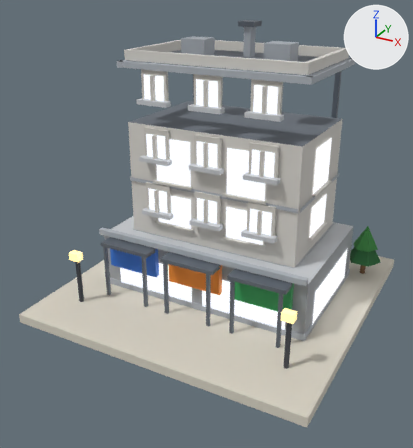
An edit to the glTF model public/models/09.glb, drawn before and after from the same camera.
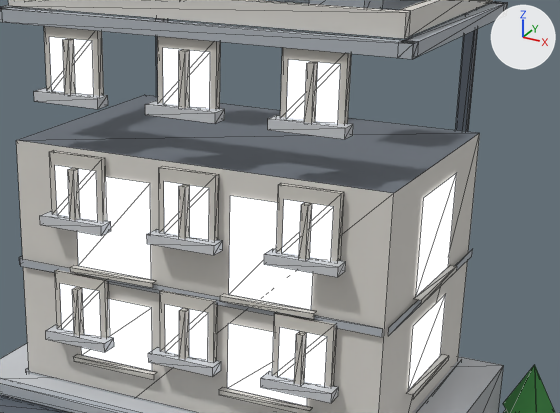
Old and new are each drawn whole from a 50 mm lens placed at (0.788, -1.552, 1.022), pointed at (-0.018, -0.087, 0.289) and again close up on the part from 29% to 92% of the width and 13% to 55% of the height. The lights are fixed; the arrows at upper right show +X, +Y and +Z. The first two pictures are the older version. The close-ups show mesh edges as thin lines. Vertices at exactly the same position are counted once.

Objects in the first close-up: 'b09'.
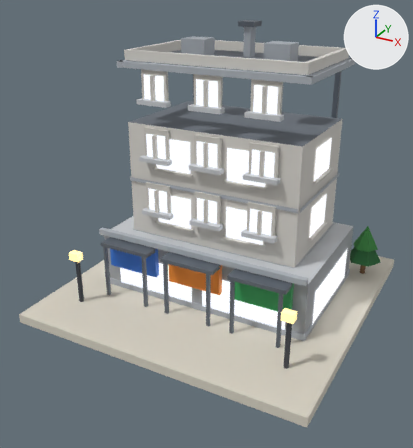
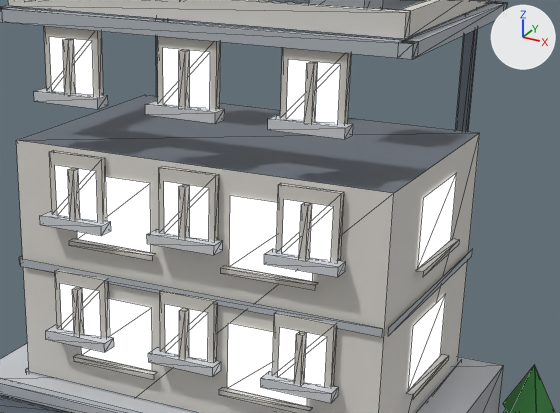
Where the change shows, as pixel boxes (x1, y1, x2, y2) in the close-ups (560 x 413 px; the box of a moved part takes in the faces that stretch with it):
part 1 of me_b09, moved or reshaped
    before: (70, 265, 155, 288)
    after: (69, 239, 156, 260)
part 2 of me_b09, moved or reshaped
    before: (220, 294, 317, 319)
    after: (220, 266, 318, 290)
part 3 of me_b09, moved or reshaped
    before: (414, 265, 457, 305)
    after: (416, 239, 459, 277)
part 4 of me_b09, moved or reshaped
    before: (77, 173, 457, 310)
    after: (77, 173, 457, 282)

Diff of the bpy script that builds the scene:
```diff
--- a/public/models/09.glb.py
+++ b/public/models/09.glb.py
@@ me_b09 @@
 me_b09.from_pydata(...)  # 905 vertices, 954 faces; spans x -0.48..0.48, y -0.48..0.48, z 0.0..0.885
 # used by ob_b09; location = (0.0, 0.0, 0.0)
 # before: 280 (-0.187, -0.108, 0.414) at pixel (78, 265), 281 (-0.062, -0.108, 0.414) at pixel (151, 279), 284 (0.062, -0.108, 0.414) at pixel (228, 294), 285 (0.187, -0.108, 0.414) at pixel (311, 310), 288 (-0.062, 0.268, 0.414)
 # before: 289 (-0.187, 0.268, 0.414), 292 (0.187, 0.268, 0.414), 293 (0.062, 0.268, 0.414), 296 (0.293, 0.008, 0.414) at pixel (415, 297), 297 (0.293, 0.152, 0.414) at pixel (448, 266)
 # before: 300 (-0.293, 0.152, 0.414), 301 (-0.293, 0.008, 0.414)
+# me_b09 part 1: the loose piece of 6 vertices spanning x -0.195..-0.054, y -0.119..-0.108, z 0.407..0.414 is moved by (0.0, 0.0, 0.041)
+# me_b09 part 2: the loose piece of 6 vertices spanning x 0.054..0.195, y -0.119..-0.108, z 0.407..0.414 is moved by (0.0, 0.0, 0.041)
+# me_b09 part 3: the loose piece of 6 vertices spanning x 0.293..0.303, y 0.0..0.16, z 0.407..0.414 is moved by (0.0, 0.0, 0.041)
+# me_b09 part 4
+for i in [280, 281, 284, 285, 288, 289, 292, 293, 296, 297, 300, 301]: me_b09.vertices[i].co += Vector((0.0, 0.0, 0.041))
 me_b09.materials.append(mat_paving)
```
